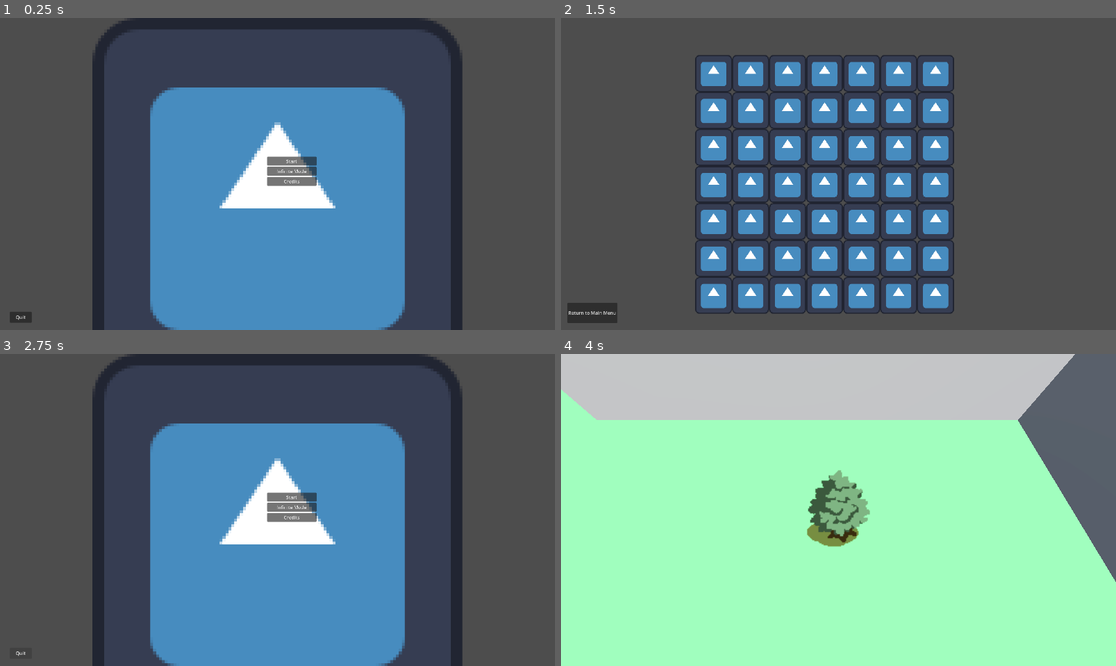
Above: before the commit, frames 1-4 (two rows, left to right).
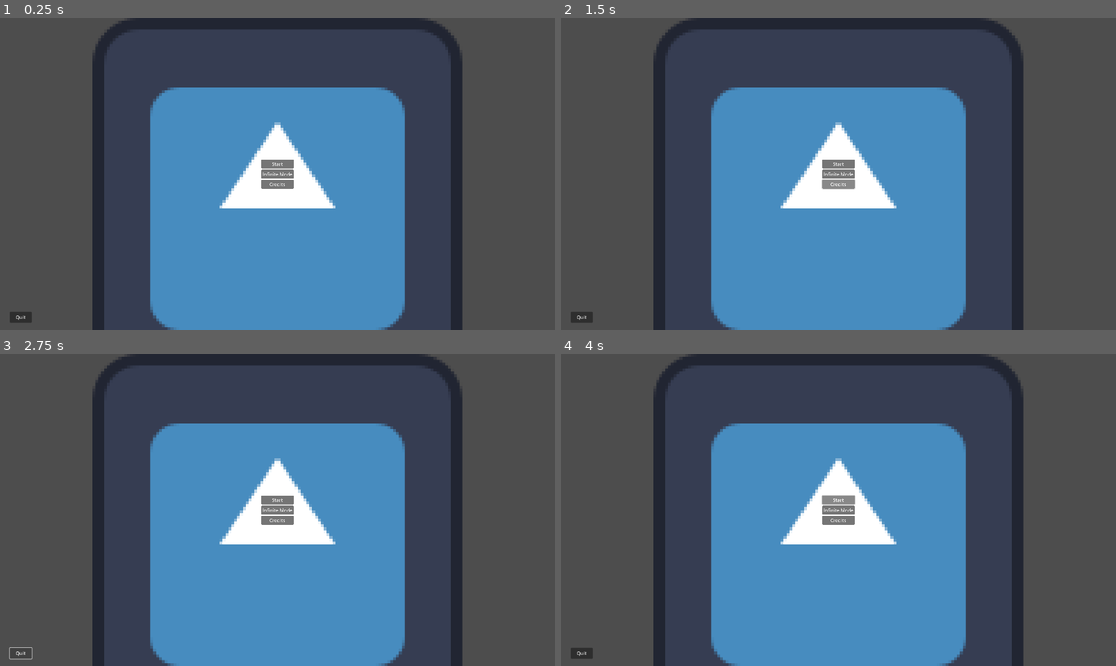
Above: after the commit, the same moments.

Repository: BrownRISDGameDevelopers/mosquito-simulator
Game: Godot game, scene res://scenes/MainMenu.tscn
Same seed, same stepped clock (60 frames per second), same inputs: the game is played once before the commit and once after it. This scene is started directly instead of the project's main scene. The engine's default icon, where the game draws it, is replaced by a stand-in: a white triangle on a blue panel in a dark square.
Inputs (mouse positions are in pixels of both pictures, inside the frame that each line leads up to):
- Up to frame 1 (0.25 s): no input
- Up to frame 2 (1.5 s): click "Infinite Mode" at 0.5 s; click "Credits" at 1.25 s
- Up to frame 3 (2.75 s): click (33, 650) at 2 s, where only the run before the commit has a clickable "Return to Main Menu"
- Up to frame 4 (4 s): click "Start" at 2.75 s; click (838, 500) at 3.5 s, where only the run after the commit has a clickable "Start"

The runs differ from the first frame. In frame 1, 0.7% of the frame differs, in the area x 47-58%, y 44-55%; in frame 2, 35%; in frame 3, 0.8%; in frame 4, 100%, in the area x 0-100%, y 0-100%.
Error after the commit: Parse Error: Preload file "res://scenes/InfiniteModeMap.tscn" does not exist. (res://scripts/main_menu.gd:7)

Commit message:
feat(transitions): create global transition manager

Diff:
--- a/project.godot
+++ b/project.godot
@@ -14,6 +14,10 @@
 run/main_scene="uid://ugb4dl0qkpih"
 config/features=PackedStringArray("4.5", "GL Compatibility")
 config/icon="res://icon.svg"
+
+[autoload]
+
+Global="*res://scripts/global.gd"
 
 [display]
 
--- a/scenes/MainMenu.tscn
+++ b/scenes/MainMenu.tscn
@@ -75,7 +75,11 @@
 
 [node name="MainMenu" type="Control"]
 layout_mode = 3
-anchors_preset = 0
+anchors_preset = 15
+anchor_right = 1.0
+anchor_bottom = 1.0
+grow_horizontal = 2
+grow_vertical = 2
 script = ExtResource("1_yqorp")
 
 [node name="Background" type="TileMapLayer" parent="."]
@@ -85,18 +89,26 @@
 
 [node name="Quit" type="Button" parent="."]
 layout_mode = 0
-offset_left = 34.0
-offset_top = 1017.0
-offset_right = 110.0
-offset_bottom = 1055.0
+anchor_left = 0.017708333
+anchor_top = 0.94166666
+anchor_right = 0.057291668
+anchor_bottom = 0.9768519
 text = "Quit"
+metadata/_edit_use_anchors_ = true
 
 [node name="VBoxContainer" type="VBoxContainer" parent="."]
-layout_mode = 0
-offset_left = 924.0
-offset_top = 480.0
-offset_right = 1095.0
-offset_bottom = 599.0
+layout_mode = 1
+anchors_preset = 8
+anchor_left = 0.5
+anchor_top = 0.5
+anchor_right = 0.5
+anchor_bottom = 0.5
+offset_left = -56.0
+offset_top = -50.5
+offset_right = 56.0
+offset_bottom = 50.5
+grow_horizontal = 2
+grow_vertical = 2
 
 [node name="StartButton" type="Button" parent="VBoxContainer"]
 layout_mode = 2
@@ -115,4 +127,4 @@
 [connection signal="pressed" from="Quit" to="." method="_on_quit_pressed"]
 [connection signal="pressed" from="VBoxContainer/StartButton" to="." method="_on_start_button_pressed"]
 [connection signal="pressed" from="VBoxContainer/InfiniteMode" to="." method="_on_infinite_mode_pressed"]
-[connection signal="pressed" from="VBoxContainer/Credits" to="." method="_on_button_pressed"]
+[connection signal="pressed" from="VBoxContainer/Credits" to="." method="_on_infinite_mode_button_pressed"]
--- /dev/null
+++ b/scenes/TutorialMap.tscn
@@ -0,0 +1,96 @@
+[gd_scene load_steps=14 format=3 uid="uid://co2as3q3hrgbs"]
+
+[ext_resource type="Script" path="res://scripts/map.gd" id="1_edgwa"]
+[ext_resource type="PackedScene" uid="uid://1ayg4tlicupc" path="res://scenes/NPC.tscn" id="2_0ov1m"]
+[ext_resource type="PackedScene" uid="uid://bh26dknmrfir1" path="res://scenes/Player.tscn" id="3_xev4h"]
+[ext_resource type="Script" uid="uid://r64v6uqb3av8" path="res://scripts/camera.gd" id="4_g2bvt"]
+
+[sub_resource type="ProceduralSkyMaterial" id="ProceduralSkyMaterial_tm3qm"]
+sky_horizon_color = Color(0.66224277, 0.6717428, 0.6867428, 1)
+ground_horizon_color = Color(0.66224277, 0.6717428, 0.6867428, 1)
+
+[sub_resource type="Sky" id="Sky_7ho5x"]
+sky_material = SubResource("ProceduralSkyMaterial_tm3qm")
+
+[sub_resource type="Environment" id="Environment_yyirk"]
+background_mode = 2
+sky = SubResource("Sky_7ho5x")
+tonemap_mode = 2
+glow_enabled = true
+
+[sub_resource type="NavigationMesh" id="NavigationMesh_41ykk"]
+vertices = PackedVector3Array(-4.5, 0.26000002, 0, -4.25, 0.26000002, 0, -4, 0.26000002, -0.75, -4.5, 0.26000002, -4.5, 4.5, 0.26000002, -4.5, -0.25, 0.26000002, -4.25, 1.25, 0.26000002, -4, -0.75, 0.26000002, -0.75, -0.75, 0.26000002, -3.25, 1, 0.26000002, -0.75, 4.5, 0.26000002, -0.5, -4, 0.26000002, 0.75, -4.5, 0.26000002, 4.5, 4.5, 0.26000002, 4.5, -0.75, 0.26000002, 4.25, -0.75, 0.26000002, 0.75, 0.75, 0.26000002, 4, 4.5, 0.26000002, 0.5, 1, 0.26000002, 0.75)
+polygons = [PackedInt32Array(1, 0, 2), PackedInt32Array(2, 0, 3), PackedInt32Array(6, 5, 4), PackedInt32Array(7, 2, 8), PackedInt32Array(8, 2, 3), PackedInt32Array(9, 6, 10), PackedInt32Array(10, 6, 4), PackedInt32Array(5, 8, 3), PackedInt32Array(5, 3, 4), PackedInt32Array(1, 11, 0), PackedInt32Array(0, 11, 12), PackedInt32Array(14, 13, 12), PackedInt32Array(15, 14, 11), PackedInt32Array(11, 14, 12), PackedInt32Array(14, 16, 13), PackedInt32Array(18, 17, 16), PackedInt32Array(16, 17, 13)]
+cell_height = 0.18
+agent_height = 0.5
+
+[sub_resource type="StandardMaterial3D" id="StandardMaterial3D_lajc7"]
+albedo_color = Color(0.3658983, 0.59, 0.2773, 1)
+emission_enabled = true
+emission = Color(0.45717633, 0.94909555, 0.5787384, 1)
+
+[sub_resource type="PlaneMesh" id="PlaneMesh_xkm8s"]
+material = SubResource("StandardMaterial3D_lajc7")
+size = Vector2(10, 10)
+
+[sub_resource type="WorldBoundaryShape3D" id="WorldBoundaryShape3D_xkm8s"]
+
+[sub_resource type="BoxMesh" id="BoxMesh_inly4"]
+
+[sub_resource type="BoxShape3D" id="BoxShape3D_7ctrk"]
+
+[node name="Map" type="Node3D"]
+script = ExtResource("1_edgwa")
+
+[node name="WorldEnvironment" type="WorldEnvironment" parent="."]
+environment = SubResource("Environment_yyirk")
+
+[node name="DirectionalLight3D" type="DirectionalLight3D" parent="."]
+
+[node name="NavigationRegion3D" type="NavigationRegion3D" parent="."]
+navigation_mesh = SubResource("NavigationMesh_41ykk")
+
+[node name="Floor" type="MeshInstance3D" parent="NavigationRegion3D"]
+mesh = SubResource("PlaneMesh_xkm8s")
+skeleton = NodePath("../..")
+
+[node name="StaticBody3D" type="StaticBody3D" parent="NavigationRegion3D/Floor"]
+collision_layer = 4
+collision_mask = 0
+
+[node name="CollisionShape3D" type="CollisionShape3D" parent="NavigationRegion3D/Floor/StaticBody3D"]
+shape = SubResource("WorldBoundaryShape3D_xkm8s")
+
+[node name="Obstacles" type="Node3D" parent="NavigationRegion3D"]
+
+[node name="MeshInstance3D2" type="MeshInstance3D" parent="NavigationRegion3D/Obstacles"]
+transform = Transform3D(0.37610993, 0.0026367025, 0.4772869, -0.0150520895, 0.9976314, -0.0012159807, -7.4502215, -0.0018824607, 0.024097357, 0.098350786, 0.42696798, -0.001104329)
+mesh = SubResource("BoxMesh_inly4")
+
+[node name="StaticBody3D" type="StaticBody3D" parent="NavigationRegion3D/Obstacles/MeshInstance3D2"]
+
+[node name="CollisionShape3D" type="CollisionShape3D" parent="NavigationRegion3D/Obstacles/MeshInstance3D2/StaticBody3D"]
+shape = SubResource("BoxShape3D_7ctrk")
+
+[node name="MeshInstance3D" type="MeshInstance3D" parent="NavigationRegion3D/Obstacles"]
+transform = Transform3D(7.4597254, -4.1154635e-11, 1.7462298e-10, 9.931682e-10, 0.99763656, -1.0477379e-09, -9.313226e-10, 2.3283064e-09, 0.47789636, 0.098350786, 0.426968, -0.0011043289)
+mesh = SubResource("BoxMesh_inly4")
+
+[node name="StaticBody3D" type="StaticBody3D" parent="NavigationRegion3D/Obstacles/MeshInstance3D"]
+
+[node name="CollisionShape3D" type="CollisionShape3D" parent="NavigationRegion3D/Obstacles/MeshInstance3D/StaticBody3D"]
+shape = SubResource("BoxShape3D_7ctrk")
+
+[node name="NPC" parent="." groups=["Campers"] instance=ExtResource("2_0ov1m")]
+transform = Transform3D(1, 0, 0, 0, 1, 0, 0, 0, 1, -2.1442285, 0.24709839, -1.1712259)
+collision_mask = 6
+
+[node name="Player" parent="." instance=ExtResource("3_xev4h")]
+transform = Transform3D(0.5, 0, 0, 0, 0.5, 0, 0, 0, 0.5, -1.636, 1, 1.22)
+
+[node name="Camera3D" type="Camera3D" parent="." node_paths=PackedStringArray("player")]
+transform = Transform3D(1, 0, 0, 0, 0.49999997, 0.86602545, 0, -0.86602545, 0.49999997, 0, 0.85, 0.5)
+script = ExtResource("4_g2bvt")
+player = NodePath("../Player")
+
+[connection signal="minigame_toggle" from="Player" to="." method="_on_player_minigame_toggle"]
--- /dev/null
+++ b/scripts/global.gd
@@ -0,0 +1,5 @@
+extends Node
+
+const LEVEL_CONTAINER = preload("res://scenes/LevelContainer.tscn")
+
+var starting_level
--- a/scripts/level_container.gd
+++ b/scripts/level_container.gd
@@ -1,6 +1,17 @@
 extends Control
 
 var minigame_visible = false
+
+@onready var map_viewport = $MapViewport/SubViewport
+
+func _ready() -> void:
+	set_level(Global.starting_level)
+
+func set_level(map: PackedScene):
+	var level_instance = map.instantiate()
+	for child in map_viewport.get_children():
+		child.queue_free()
+	map_viewport.add_child(level_instance)
 
 func _on_map_minigame_toggle():
 	minigame_visible = !minigame_visible
--- a/scripts/main_menu.gd
+++ b/scripts/main_menu.gd
@@ -1,17 +1,30 @@
 extends Control
 
+const LEVEL_CONTAINER = preload("res://scenes/LevelContainer.tscn")
+const CREDITS = preload("res://scenes/Credits.tscn")
+
+const TUTORIAL = preload("res://scenes/TutorialMap.tscn")
+const INFINITE_MODE = preload("res://scenes/InfiniteModeMap.tscn")
+
+
 func _on_start_button_pressed() -> void:
-	print("test")
-	get_tree().change_scene_to_file("res://scenes/Map.tscn")
+	Global.starting_level = TUTORIAL
+	get_tree().change_scene_to_packed(LEVEL_CONTAINER)
+
+
+func _on_infinite_mode_pressed() -> void:
+	# Global.starting_level = INFINITE_MODE
+	# get_tree().change_scene_to_packed(LEVEL_CONTAINER)
+	print("infinite mode")
 
 
 func _on_button_pressed() -> void:
-	get_tree().change_scene_to_file("res://scenes/Credits.tscn")
+	get_tree().change_scene_to_packed(CREDITS)
 
 
 func _on_quit_pressed() -> void:
 	get_tree().quit()
 
 
-func _on_infinite_mode_pressed() -> void:
-	print("infinite mode")
+func _on_infinite_mode_button_pressed() -> void:
+	pass # Replace with function body.
Not shown, added: scripts/global.gd.uid
